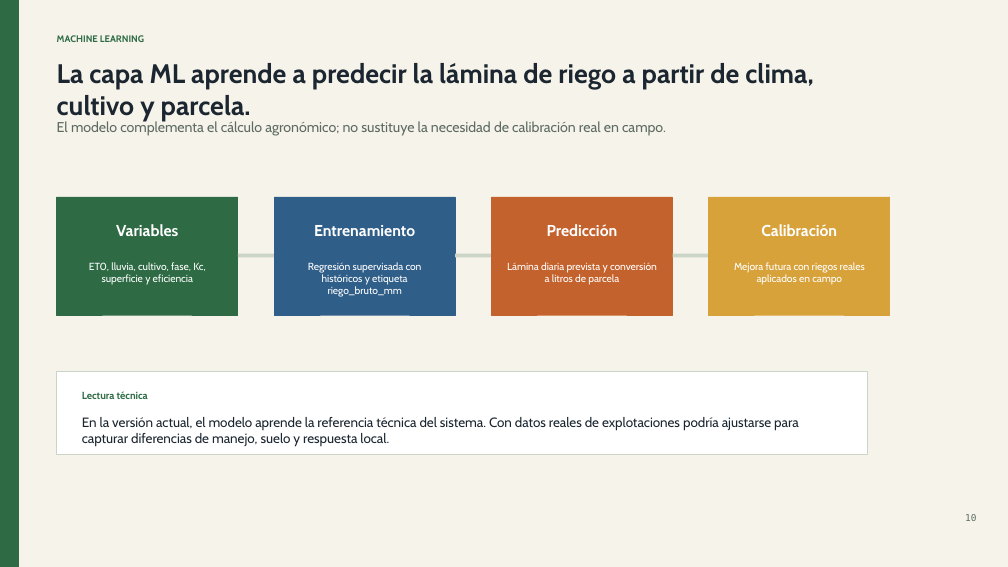
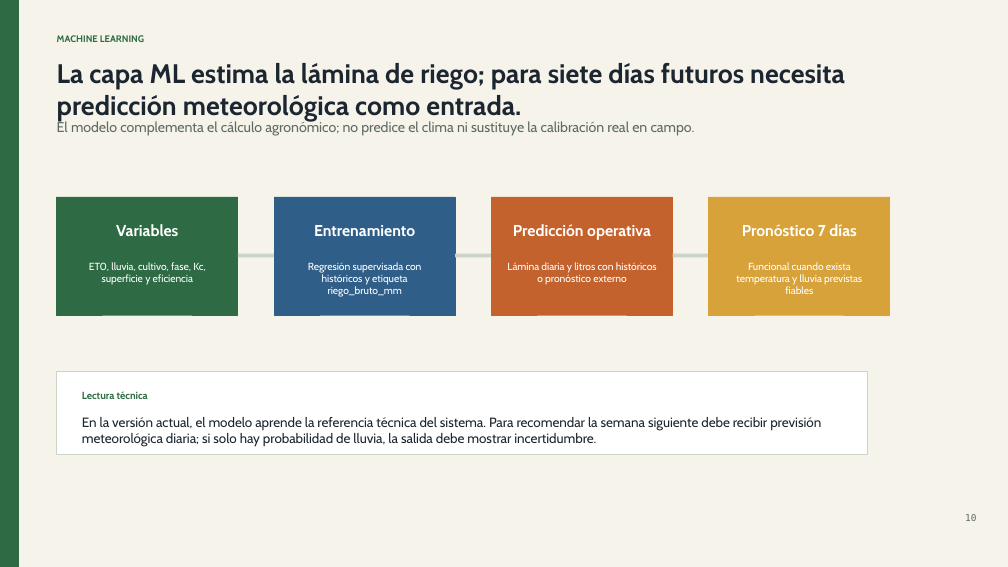
Before and after one commit to romanmaeztu/PI-Agricultura-de-Precisi-n, a slide deck: slide 10 of docs/presentacion_defensa_tfg_riego_jurado.pptx. Drawn at 1008x567 pixels with LibreOffice and Linux fonts; fonts in the diff are those of the drawing. Boxes give left, top, right and bottom in pixels: in the first picture for what was removed or moved away, otherwise in the second. Text is boxed around its words. In the diff, an @@ line names an element or a change of style, - is before the commit and + after.

Commit message:
Documentar pronostico futuro de riego

```diff
--- a/docs/presentacion_defensa_tfg_riego_jurado.pptx
+++ b/docs/presentacion_defensa_tfg_riego_jurado.pptx
@@ text at (x1=57, y1=63, x2=845, y2=122): text changed @@
-La capa ML aprende a predecir la lámina de riego a partir de clima, cultivo y parcela.
+La capa ML estima la lámina de riego; para siete días futuros necesita predicción meteorológica como entrada.
@@ text at (x1=57, y1=120, x2=695, y2=136): text changed @@
-El modelo complementa el cálculo agronómico; no sustituye la necesidad de calibración real en campo.
+El modelo complementa el cálculo agronómico; no predice el clima ni sustituye la calibración real en campo.
@@ text at (x1=513, y1=224, x2=651, y2=240): text changed @@
-Predicción
+Predicción operativa
@@ text at (x1=742, y1=224, x2=856, y2=236): text changed @@
-Calibración
+Pronóstico 7 días
@@ text at (x1=507, y1=262, x2=657, y2=285): text changed @@
-Lámina diaria prevista y conversión a litros de parcela
+Lámina diaria y litros con históricos o pronóstico externo
@@ text at (x1=736, y1=262, x2=862, y2=294): text changed @@
-Mejora futura con riegos reales aplicados en campo
+Funcional cuando exista temperatura y lluvia previstas fiables
@@ text at (x1=82, y1=417, x2=821, y2=447): text changed @@
-En la versión actual, el modelo aprende la referencia técnica del sistema. Con datos reales de explotaciones podría ajustarse para capturar diferencias de manejo, suelo y respuesta local.
+En la versión actual, el modelo aprende la referencia técnica del sistema. Para recomendar la semana siguiente debe recibir previsión meteorológica diaria; si solo hay probabilidad de lluvia, la salida debe mostrar incertidumbre.
```
Also in this commit, not shown: 5 other slides changed, 7 other files.
